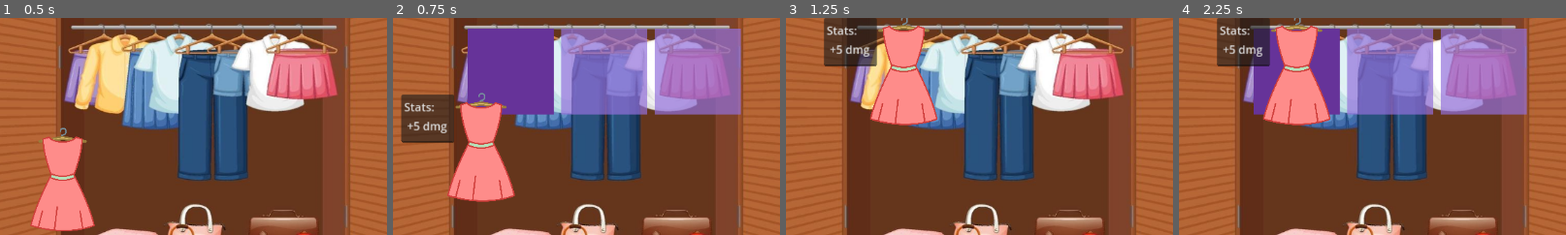
Above: before the commit, frames 1-4 (left to right).
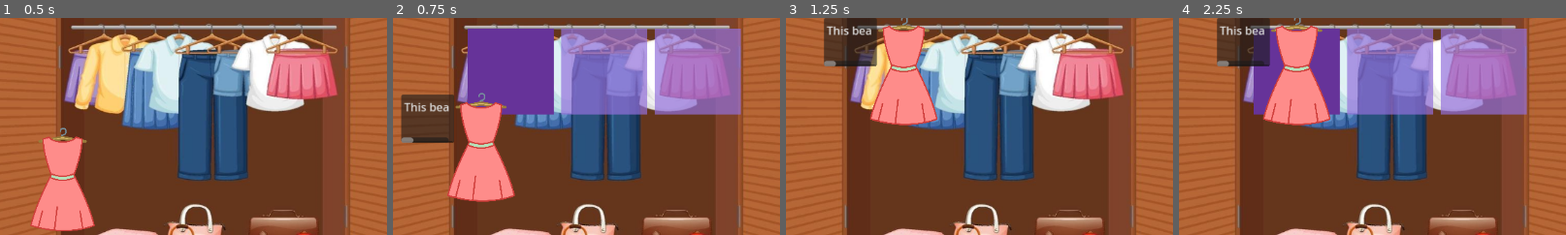
Above: after the commit, the same moments.

Repository: tyler-ross26/Dress-To-Aggress
Game: Godot game, scene res://Scenes/world.tscn
Two runs of this game, one before a commit and one after it. Both use one fixed random seed, a clock stepped at 60 frames per second and the inputs below.
Inputs (mouse positions are % of the whole screen's width and height, from its top left):
- Up to frame 1 (0.5 s): no input
- Up to frame 2 (0.75 s): tap Enter at 0.5 s; drag from (50, 50) to (60, 28) at 0.52 s
- Up to frame 3 (1.25 s): no input
- Up to frame 4 (2.25 s): drag from (30, 55) to (57, 25) at 1.27 s; tap Space at 2 s; move the mouse to (60, 28) at 2.02 s; press the mouse at (60, 28) at 2.03 s
The pictures show only the part of the screen within x 42-92%, y 13-63%; the shares and areas given below are measured in that part.

Frame 1 is identical in both runs. In frame 2, 0.8% of the frame differs, in the area x 2-15%, y 38-58%; in frame 3, 0.7%; in frame 4, 0.7%.

Commit message:
Added description support to wearables.

Diff:
--- a/Assets/Resources/redShirt.tres
+++ b/Assets/Resources/redShirt.tres
@@ -7,6 +7,7 @@
 script = ExtResource("1_nim6y")
 ClothingType = "SHIRT"
 Rarity = "COMMON"
+description = "This beautiful Red Dress provides a slight damage boost!"
 attackDamageChange = 5
 stylePoints = 5
 styleMultiplier = 1.0
--- a/Scenes/clothing_item.gd
+++ b/Scenes/clothing_item.gd
@@ -12,6 +12,7 @@
 
 var outfitSet: String
 var outfitPattern: String
+var description: String
 
 var idlePose: Texture2D
 var walkPose1: Texture2D
@@ -29,6 +30,7 @@
 
 	outfitSet = wearable_resource.get_outfit_set()
 	outfitPattern = wearable_resource.get_outfit_pattern()
+	description = wearable_resource.get_description()
 
 	idlePose = wearable_resource.get_idle_pose()
 	walkPose1 = wearable_resource.get_walk_pose1();
--- a/Scenes/object.gd
+++ b/Scenes/object.gd
@@ -15,6 +15,7 @@
 	stat_box = get_child(2)
 	stat_box.visible = false
 	current_wearable = $WearableObject.get_wearable_resource() #Will Throw Error If No Resource Present
+	stat_box.text = current_wearable.description
 
 	#
 #func _process(delta):
--- a/Scripts/Wearable.gd
+++ b/Scripts/Wearable.gd
@@ -6,6 +6,7 @@
 
 @export_enum("BASE", "LEGWEAR", "SHIRT", "SHOES", "ACCESSORY") var ClothingType: String = "BASE"
 @export_enum("BASE", "COMMON", "UNCOMMON", "RARE", "EPIC", "LEGENDARY") var Rarity: String = "BASE"
+@export var description: String = ""
 
 @export var attackDamageChange: int
 @export var stylePoints: int
@@ -30,6 +31,9 @@
 
 func get_rarity() -> String:
 	return Rarity
+
+func get_description() -> String:
+	return description
 
 func get_attack_damage_change() -> int:
 	return attackDamageChange
